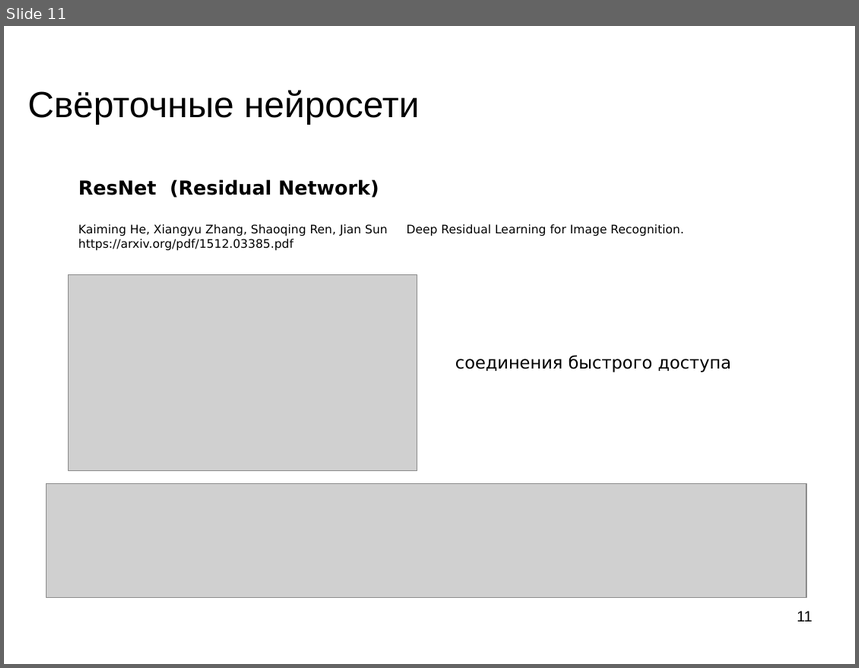
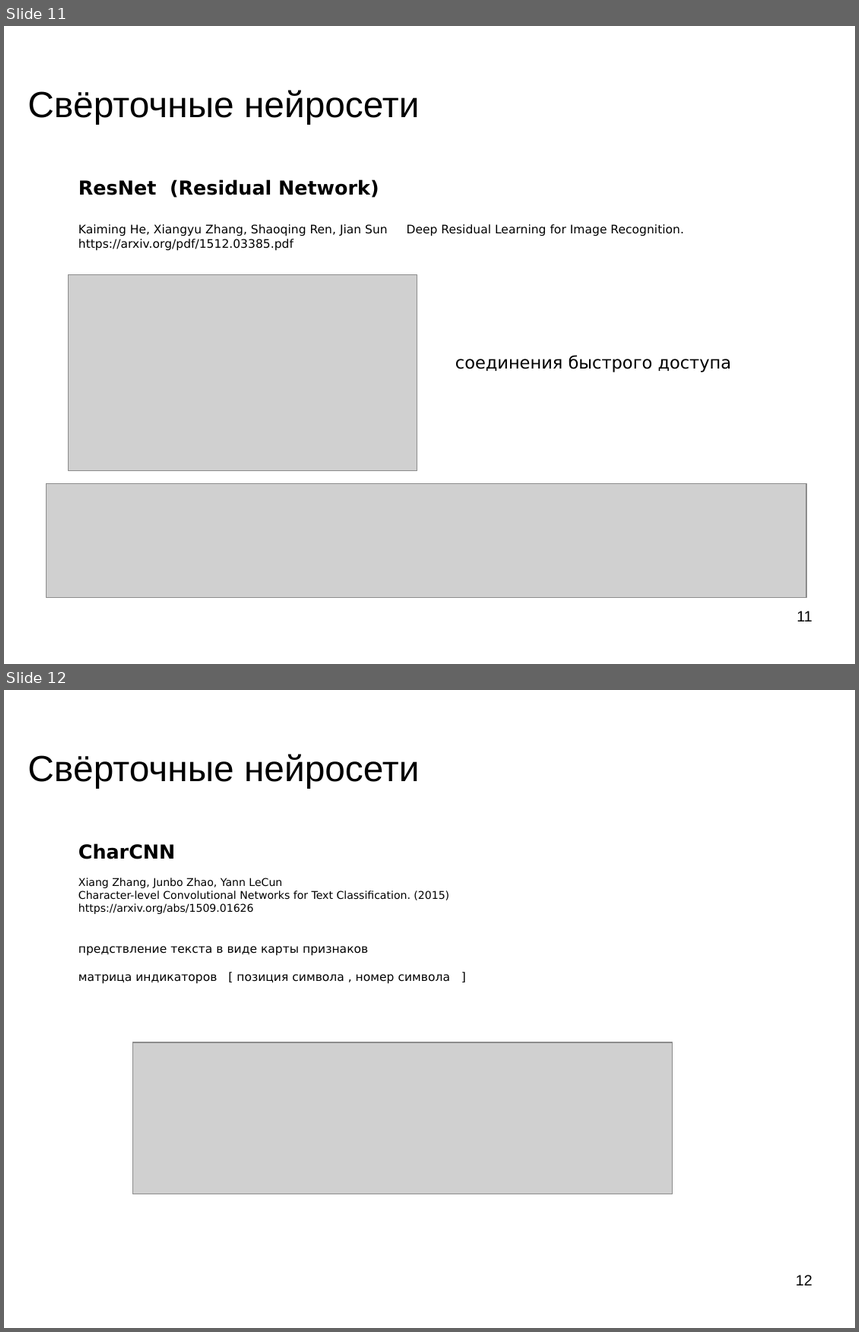
Before and after one commit to mechanoid5/ml_lectorium_2024_I, a slide deck: 21-convnet.odp. Shown one above the other, each under a label of ours: slide 11 before the commit, slides 11 and 12 after it. The pictures are 859x668 and 859x1332 pixels, drawn with LibreOffice and Linux fonts; fonts in the diff are those of the drawing; grey boxes stand for pictures; background and template pictures are left out. Boxes give left, top, right and bottom in pixels: in the first picture for what was removed or moved away, otherwise in the second. Text is boxed around its words. In the diff, an @@ line names an element or a change of style, - is before the commit and + after.

```diff
--- a/21-convnet.odp
+++ b/21-convnet.odp
@@ slide 12 added at [4,690,855,1328], background picture (left out) @@
@@ title added at [28,754,420,788], 33.9 pt, text #000000 @@
+Свёрточные нейросети
@@ text added at [78,844,451,984], 10 pt, text #000000 @@
+CharCNN
+Xiang Zhang, Junbo Zhao, Yann LeCun
+Character-level Convolutional Networks for Text Classification. (2015)
+https://arxiv.org/abs/1509.01626
+предствление текста в виде карты признаков
+матрица индикаторов [ позиция символа , номер символа ]
@@ picture added at [133,1043,673,1195] @@
@@ page number added at [796,1275,813,1286], 14 pt, text #000000 @@
+12
```
Also in this commit, not shown: 1 other file.
